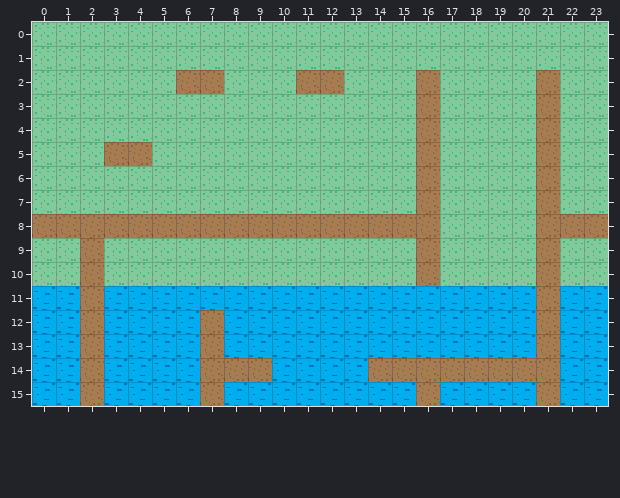
Level history. Tiled map: maps/map_1-2.tmx. Above, as it was before the edit.
Cells are 16x16 px. Shown: x 0..23, y 0..15.
The result:
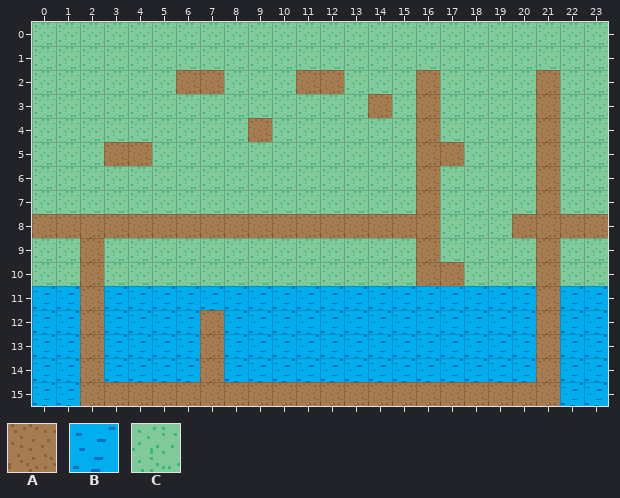
Key: from "outdoor": A 0, B 1, C 2.
_ is an empty cell.
Changes in this commit:
Layer "Tiles":
The author changed tile B to tile A in row 15 at x 3 to 6, 8 to 15 and 17 to 20.
The author changed tile C to tile A in row 3 at x 14; in row 4 at x 9; in row 5 at x 17; in row 8 at x 20; in row 10 at x 17.
The author changed tile A to tile B in row 14 at x 8 to 9 and 14 to 20.
